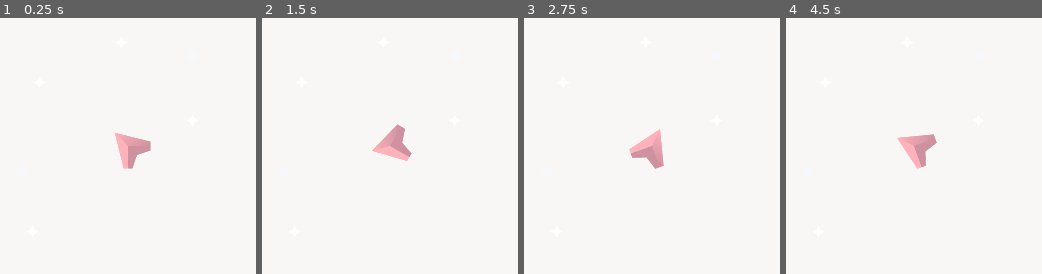
Above: before the commit, frames 1-4 (left to right).
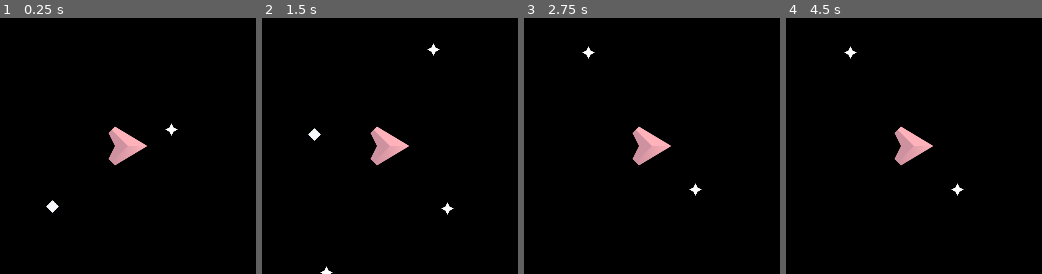
Above: after the commit, the same moments.

Repository: JustinRyanH/PixelLancer
Game: Godot game, scene res://Game.tscn
Two runs of this game, one before a commit and one after it. Both use one fixed random seed, a clock stepped at 60 frames per second and the inputs below.
Inputs (mouse positions are in pixels of both pictures, inside the frame that each line leads up to):
- Up to frame 1 (0.25 s): no input
- Up to frame 2 (1.5 s): tap Enter at 0.5 s; move the mouse to (446, 133) at 0.52 s; hold D (gyro_right) 0.53-1.28 s; tap Space at 1.25 s; move the mouse to (338, 158) at 1.27 s; hold Down (ui_down) from 1.28 s (still down)
- Up to frame 3 (2.75 s): move the mouse to (677, 89) at 2.02 s; release Down (ui_down) at 2.03 s; hold D (gyro_right) from 2.03 s (still down)
- Up to frame 4 (4.5 s): tap Enter at 2.75, 4.25 s; move the mouse to (901, 197) at 2.77 s; release D (gyro_right) at 2.78 s; hold W (accelerate) 2.78-3.53 s; tap Space at 3.5 s; move the mouse to (990, 184) at 3.52 s; hold A (gyro_left) from 3.53 s (still down); move the mouse to (837, 107) at 4.27 s

The runs differ from the first frame. In frame 1, 100% of the frame differs, in the area x 0-100%, y 0-100%; in frame 2, 100%; in frame 3, 99%; in frame 4, 100%.

Commit message:
feat: Scale everything down

Diff:
--- a/Game.tscn
+++ b/Game.tscn
@@ -3,28 +3,31 @@
 [ext_resource path="res://Sprites/ship_E.png" type="Texture" id=1]
 [ext_resource path="res://Sprites/star_tiny.png" type="Texture" id=2]
 [ext_resource path="res://Sprites/star_small.png" type="Texture" id=3]
-[ext_resource path="res://Prefabs/Ship/ThrustedShip.gd" type="Script" id=4]
+[ext_resource path="res://Scripts/DebugMovement.gd" type="Script" id=4]
 
 [node name="Node" type="Node"]
 
 [node name="GameWorld" type="Node2D" parent="."]
 
 [node name="Ship" type="Node2D" parent="GameWorld"]
+position = Vector2( 32, 32 )
 script = ExtResource( 4 )
+movement_speed_modifier = 100
 
 [node name="Sprite" type="Sprite" parent="GameWorld/Ship"]
 modulate = Color( 1, 0.701961, 0.729412, 1 )
 rotation = 1.5708
+scale = Vector2( 0.1, 0.1 )
 texture = ExtResource( 1 )
 
 [node name="Camera2D" type="Camera2D" parent="GameWorld/Ship"]
 rotation = 0.785397
 current = true
-zoom = Vector2( 10, 10 )
 
 [node name="ParallaxBackground" type="ParallaxBackground" parent="GameWorld"]
 
 [node name="ParallaxLayer" type="ParallaxLayer" parent="GameWorld/ParallaxBackground"]
+scale = Vector2( 0.1, 0.1 )
 motion_mirroring = Vector2( 900, 900 )
 
 [node name="StarA" type="Sprite" parent="GameWorld/ParallaxBackground/ParallaxLayer"]
@@ -53,6 +56,7 @@
 
 [node name="ParallaxLayer2" type="ParallaxLayer" parent="GameWorld/ParallaxBackground"]
 modulate = Color( 0.965149, 0.974762, 0.984375, 1 )
+scale = Vector2( 0.1, 0.1 )
 motion_scale = Vector2( 0.9, 0.9 )
 
 [node name="StarA" type="Sprite" parent="GameWorld/ParallaxBackground/ParallaxLayer2"]
@@ -66,3 +70,12 @@
 [node name="StarC" type="Sprite" parent="GameWorld/ParallaxBackground/ParallaxLayer2"]
 position = Vector2( 162.677, -223 )
 texture = ExtResource( 2 )
+
+[node name="CanvasLayer" type="CanvasLayer" parent="."]
+
+[node name="Control" type="Control" parent="CanvasLayer"]
+anchor_right = 0.625
+anchor_bottom = 0.625
+__meta__ = {
+"_edit_use_anchors_": false
+}
--- a/project.godot
+++ b/project.godot
@@ -53,5 +53,5 @@
 [rendering]
 
 2d/snapping/use_gpu_pixel_snap=true
-environment/default_clear_color=Color( 0.980392, 0.972549, 0.964706, 1 )
+environment/default_clear_color=Color( 0, 0, 0, 1 )
 environment/default_environment="res://default_env.tres"
